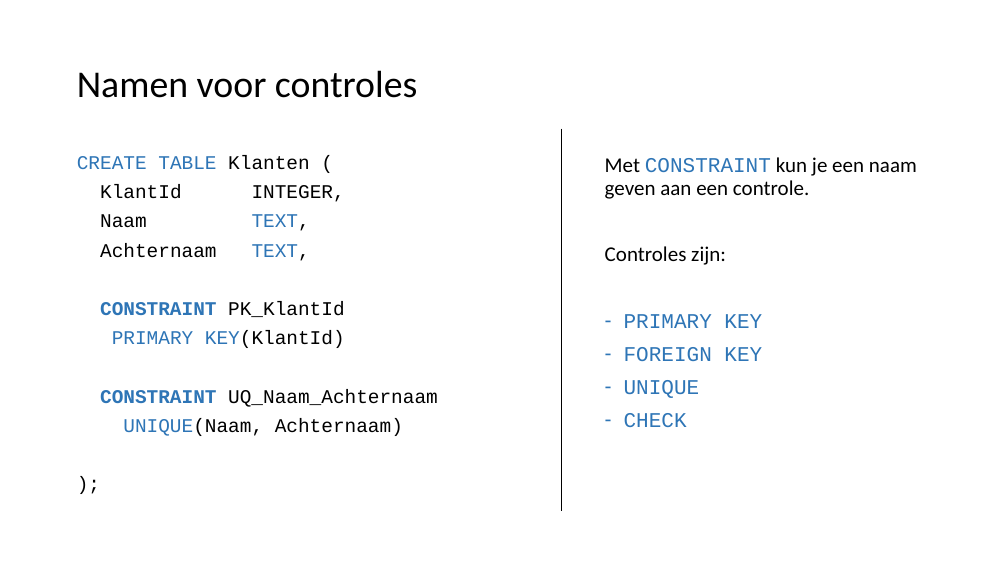
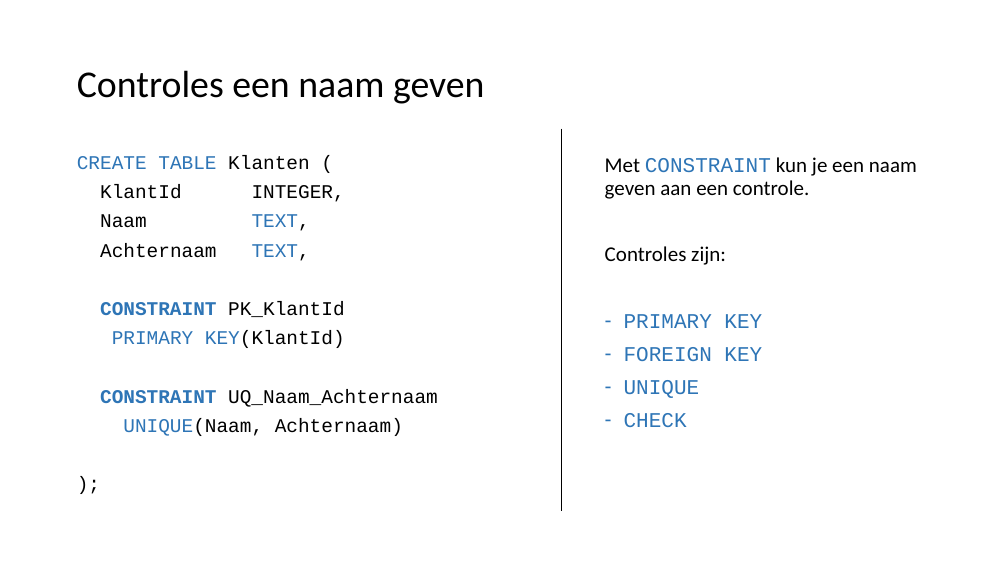
Before and after one commit to LFKoning/knowledge-sharing, a slide deck: slide 38 of sql_course_2p/2_database_design/2_database_design.pptx. Drawn at 1008x567 pixels with LibreOffice and Linux fonts; fonts in the diff are those of the drawing. Boxes give left, top, right and bottom in pixels: in the first picture for what was removed or moved away, otherwise in the second. Text is boxed around its words. In the diff, an @@ line names an element or a change of style, - is before the commit and + after.

```diff
--- a/sql_course_2p/2_database_design/2_database_design.pptx
+++ b/sql_course_2p/2_database_design/2_database_design.pptx
@@ title at (77,70,484,104): text changed @@
-Namen voor controles
+Controles een naam geven
```
Also in this commit, not shown: 17 other slides changed, 5 other files.
